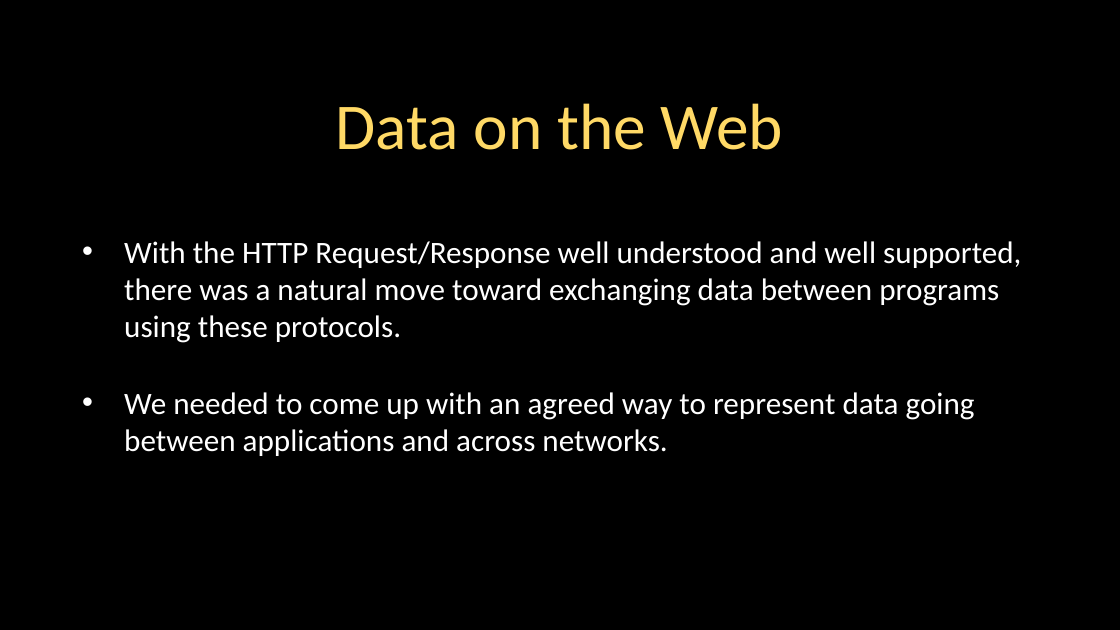
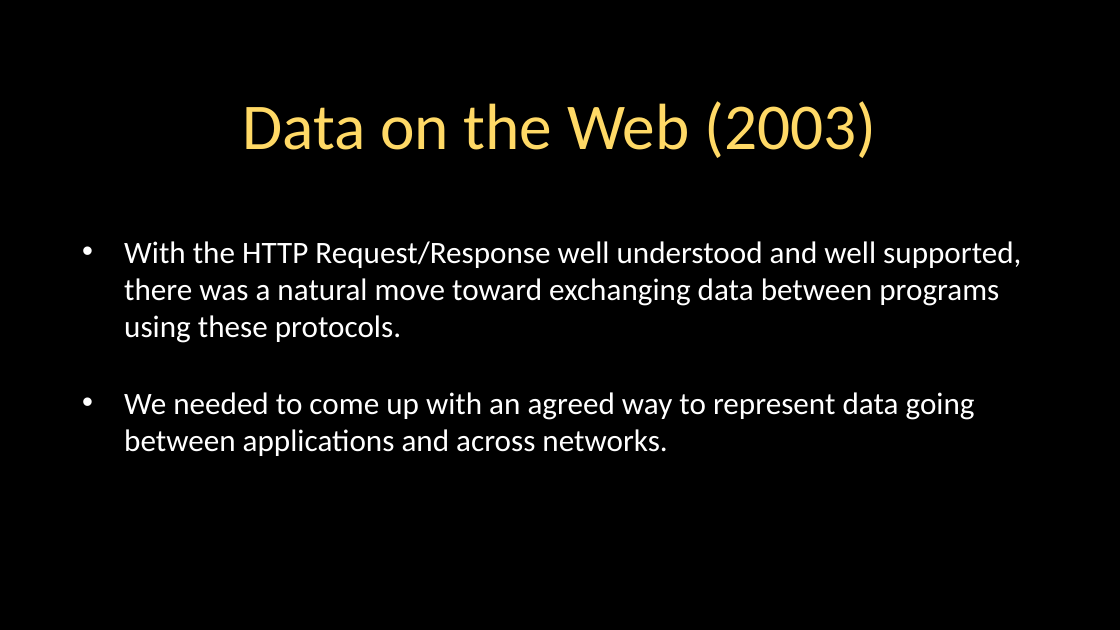
Before and after one commit to csev/dj4e, a slide deck: slide 4 of lectures/JS-04-JSON.ppt (slide 3 before the commit). Drawn at 1120x630 pixels with LibreOffice and Linux fonts; fonts in the diff are those of the drawing. Boxes give left, top, right and bottom in pixels: in the first picture for what was removed or moved away, otherwise in the second. Text is boxed around its words. In the diff, an @@ line names an element or a change of style, - is before the commit and + after.

Commit message:
Updates

```diff
--- a/lectures/JS-04-JSON.ppt
+++ b/lectures/JS-04-JSON.ppt
@@ title at <box>242,101,877,158</box>: text changed @@
-Data on the Web
+Data on the Web (2003)
```
Also in this commit, not shown: 4 other slides changed, 1 slide added, 1 slide removed.
